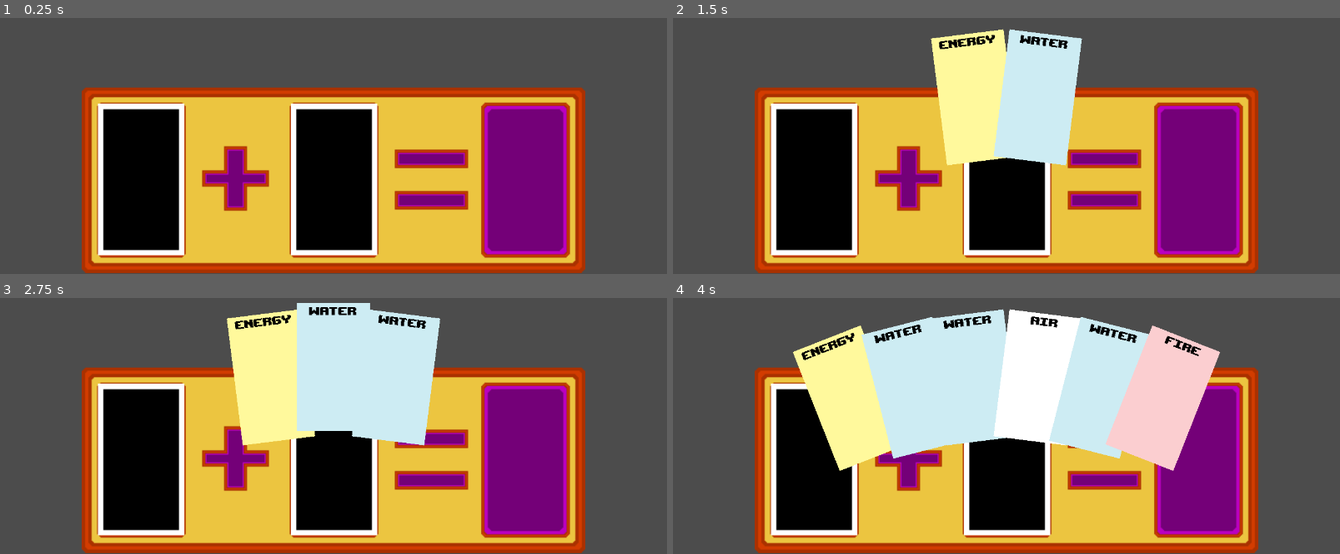
Above: before the commit, frames 1-4 (two rows, left to right).
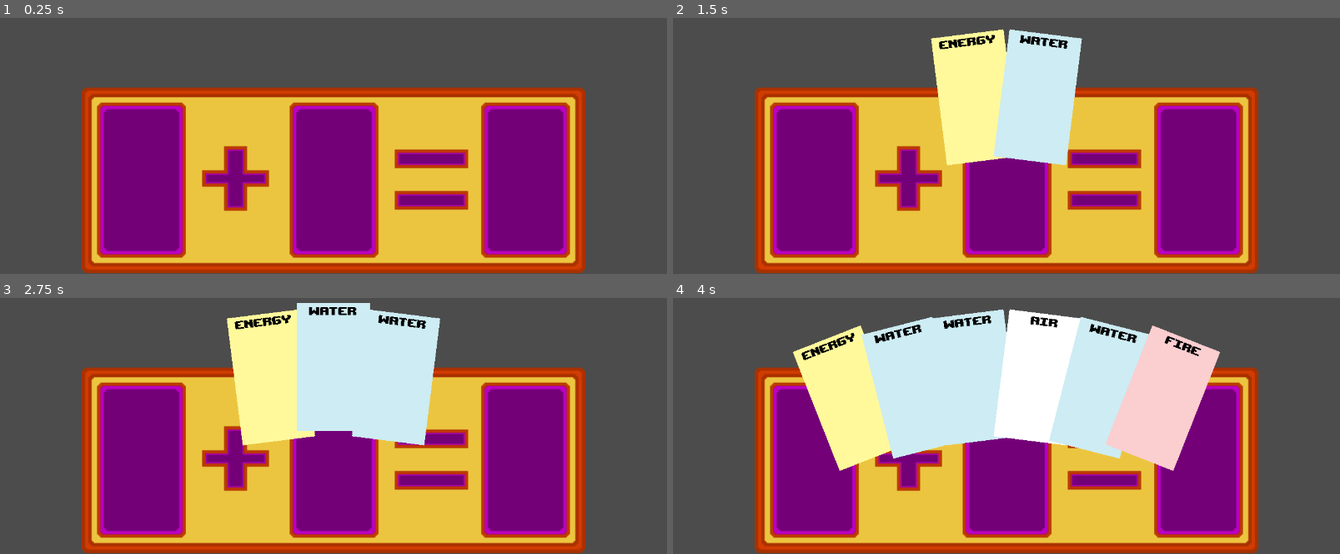
Above: after the commit, the same moments.

Repository: HenriqueCamillo/Auauquimia
Game: Godot game, scene res://scenes/Hand.tscn
Same seed, same stepped clock (60 frames per second), same inputs: the game is played once before the commit and once after it. The project has no main scene, so this scene is started directly.
Inputs (mouse positions are in pixels of both pictures, inside the frame that each line leads up to):
- Up to frame 1 (0.25 s): no input
- Up to frame 2 (1.5 s): tap Enter at 0.5 s; move the mouse to (1153, 69) at 0.52 s; press the mouse at (1153, 69) at 0.53 s; tap Space (ui_select) at 0.77, 1.25 s; move the mouse to (873, 105) at 1.27 s; release the mouse at (873, 105) at 1.28 s; right-click (873, 105) at 1.35 s
- Up to frame 3 (2.75 s): tap Space (ui_select) at 1.52 s; tap Enter at 2 s; move the mouse to (outside the picture) at 2.02 s; press the mouse at (outside the picture) at 2.03 s
- Up to frame 4 (4 s): tap Space (ui_select) at 2.75, 3.02, 3.77 s; move the mouse to (973, 441) at 2.77 s; release the mouse at (973, 441) at 2.78 s; right-click (973, 441) at 2.85 s; tap Enter at 3.5 s; move the mouse to (1206, 423) at 3.52 s; press the mouse at (1206, 423) at 3.53 s

The runs differ from the first frame. In frame 1, 16% of the frame differs, in the area x 14-57%, y 33-93%; in frame 2, 13%; in frame 3, 13%; in frame 4, 11%.

Commit message:
AAAAAAAAAAAAAAAAAA2

Diff:
--- a/scenes/Target.tscn
+++ b/scenes/Target.tscn
@@ -1,22 +1,8 @@
-[gd_scene load_steps=3 format=2]
+[gd_scene load_steps=2 format=2]
 
 [ext_resource path="res://scripts/Target.gd" type="Script" id=1]
-[ext_resource path="res://art/hud/slot.png" type="Texture" id=2]
 
 [node name="Target" type="Node2D" groups=[
 "target",
 ]]
 script = ExtResource( 1 )
-
-[node name="Slot" type="TextureRect" parent="."]
-anchor_left = 0.5
-anchor_top = 0.5
-anchor_right = 0.5
-anchor_bottom = 0.5
-margin_left = -85.0
-margin_top = -146.0
-margin_right = 85.0
-margin_bottom = 146.0
-texture = ExtResource( 2 )
-expand = true
-stretch_mode = 5
